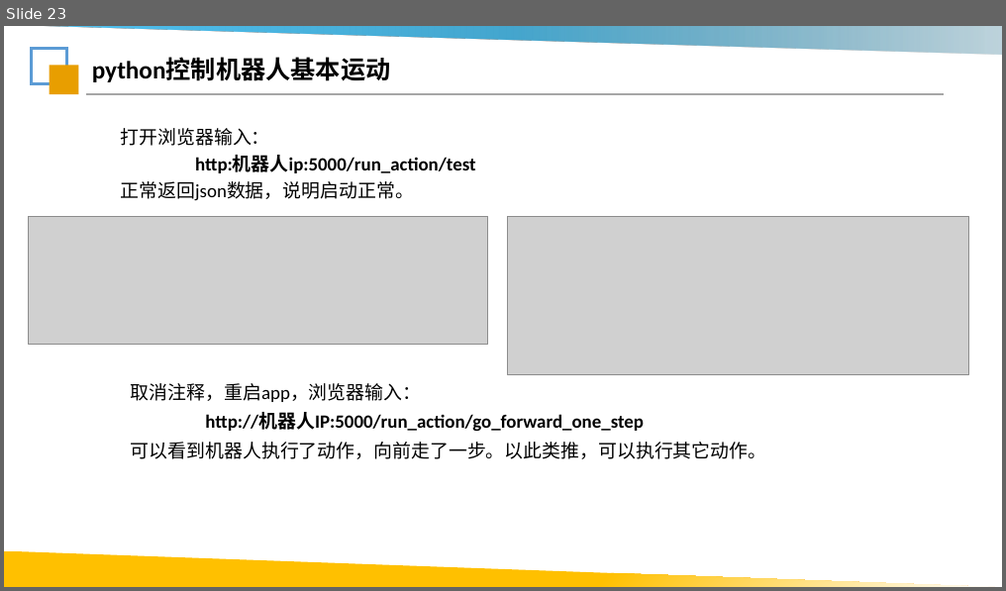
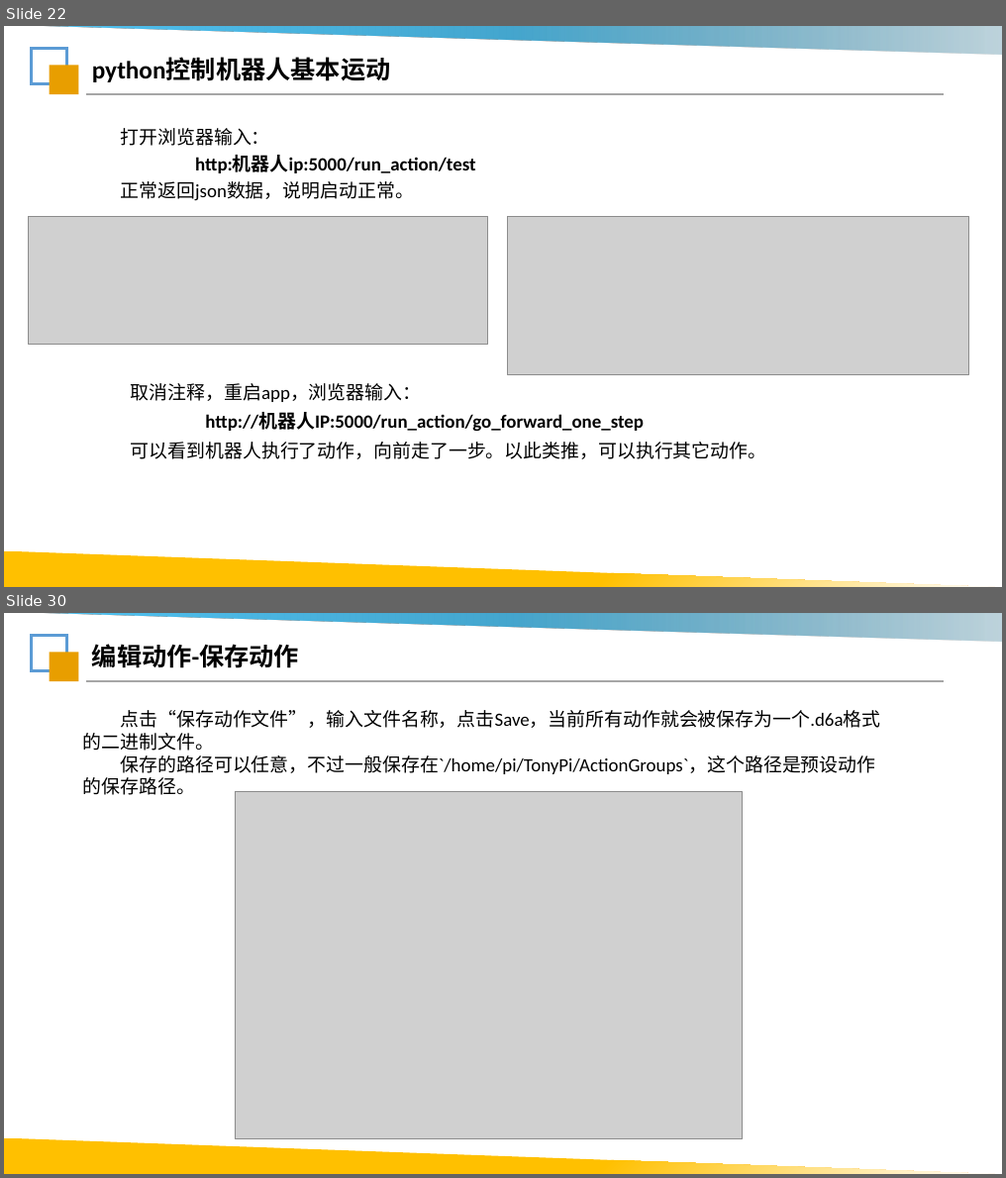
Before and after one commit to Lsnxiaoxiong/robot-course, a slide deck: ppt/第2课_Python与机器人控制.pptx. Shown one above the other, each under a label of ours: slide 23 before the commit, slides 22 and 30 after it; the slides between them are not shown. The pictures are 1006x591 and 1006x1178 pixels, drawn with LibreOffice and Linux fonts; fonts in the diff are those of the drawing; grey boxes stand for pictures; background and template pictures are left out. Boxes give left, top, right and bottom in pixels: in the first picture for what was removed or moved away, otherwise in the second. Text is boxed around its words. In the diff, an @@ line names an element or a change of style, - is before the commit and + after.

```diff
--- a/ppt/第2课_Python与机器人控制.pptx
+++ b/ppt/第2课_Python与机器人控制.pptx
@@ slide 30 added at (x1=4, y1=613, x2=1002, y2=1174), background #FFFFFF; not listed: 5 template elements that a slide beside it also shows @@
@@ text added at (x1=92, y1=644, x2=299, y2=668), 24 pt, text #000000, bold @@
+编辑动作-保存动作
@@ text added at (x1=83, y1=710, x2=881, y2=795), 18 pt, text #000000 @@
+点击“保存动作文件”，输入文件名称，点击Save，当前所有动作就会被保存为一个.d6a格式的二进制文件。
+保存的路径可以任意，不过一般保存在`/home/pi/TonyPi/ActionGroups`，这个路径是预设动作的保存路径。
@@ picture added at (x1=235, y1=791, x2=743, y2=1140) @@
@@ what was slide 23 is now slide 22 @@
```
Also in this commit, not shown: 4 slides changed, 20 other slides added, 3 slides removed, 3 other files.
